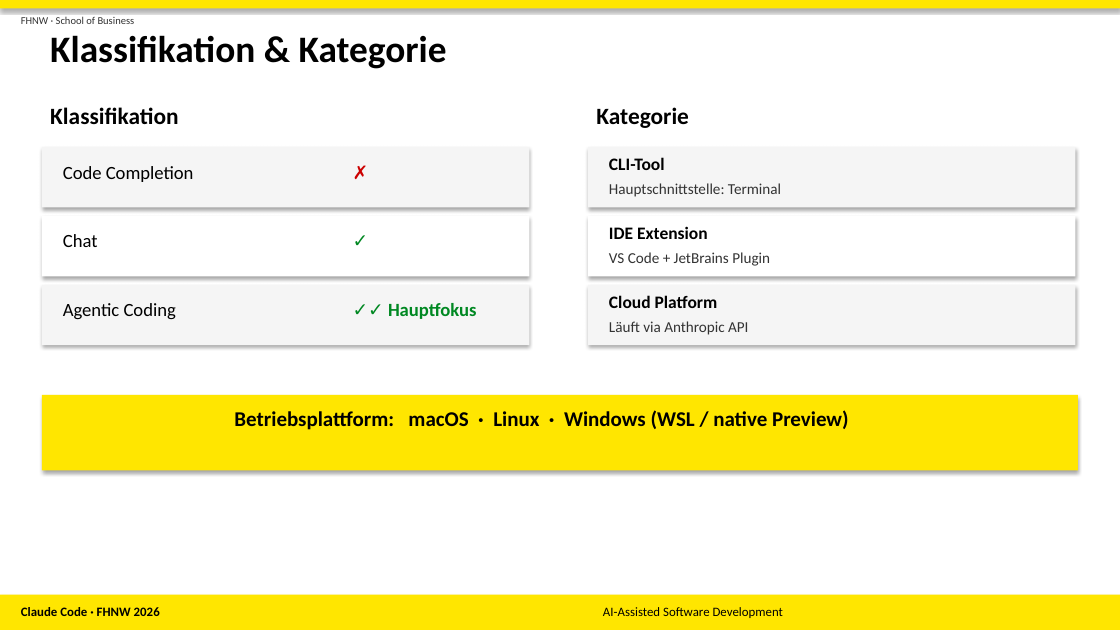
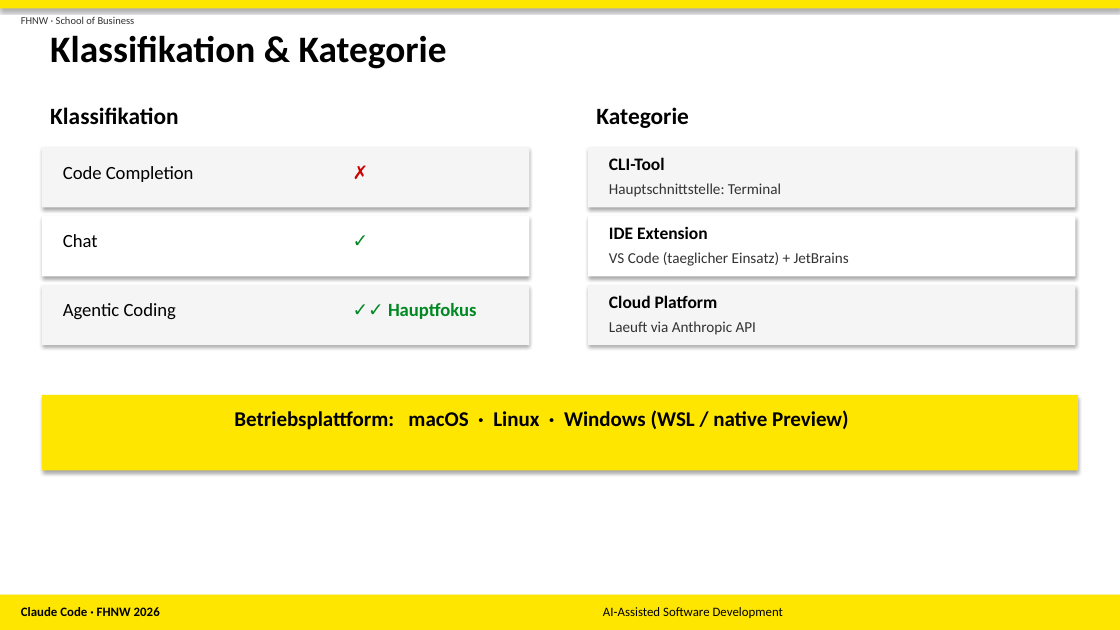
Before and after one commit to SheylaSam/AIASD, a slide deck: slide 3 of Claude_Code_Pitch.pptx. Drawn at 1120x630 pixels with LibreOffice and Linux fonts; fonts in the diff are those of the drawing. Boxes give left, top, right and bottom in pixels: in the first picture for what was removed or moved away, otherwise in the second. Text is boxed around its words. In the diff, an @@ line names an element or a change of style, - is before the commit and + after.

```diff
--- a/Claude_Code_Pitch.pptx
+++ b/Claude_Code_Pitch.pptx
@@ text at box(609, 252, 849, 266): text changed @@
-VS Code + JetBrains Plugin
+VS Code (taeglicher Einsatz) + JetBrains
@@ text at box(609, 321, 756, 335): text changed @@
-Läuft via Anthropic API
+Laeuft via Anthropic API
```
Also in this commit, not shown: 6 other slides changed.
